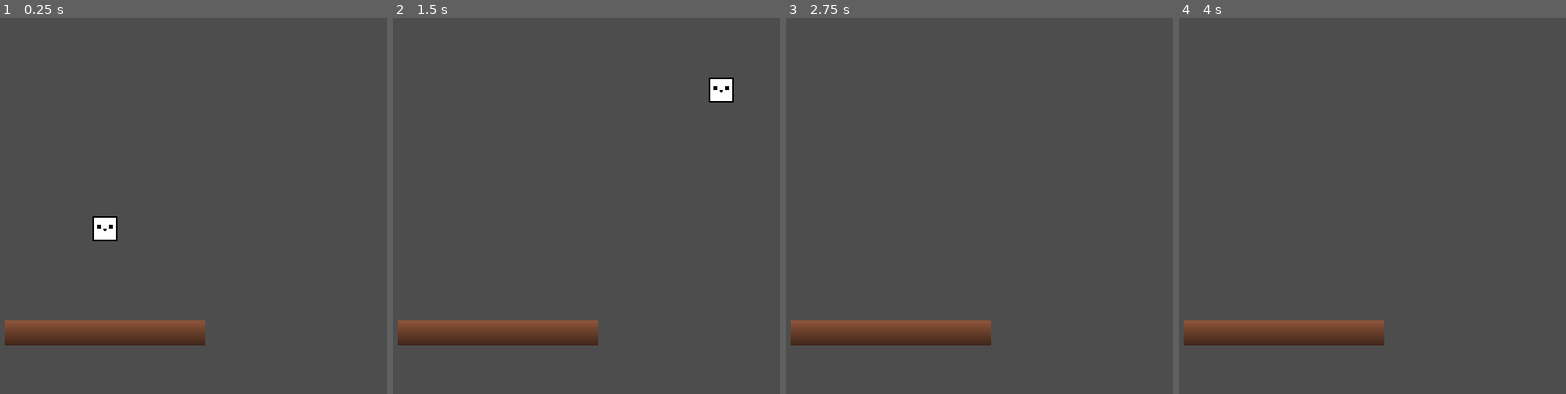
Above: before the commit, frames 1-4 (left to right).
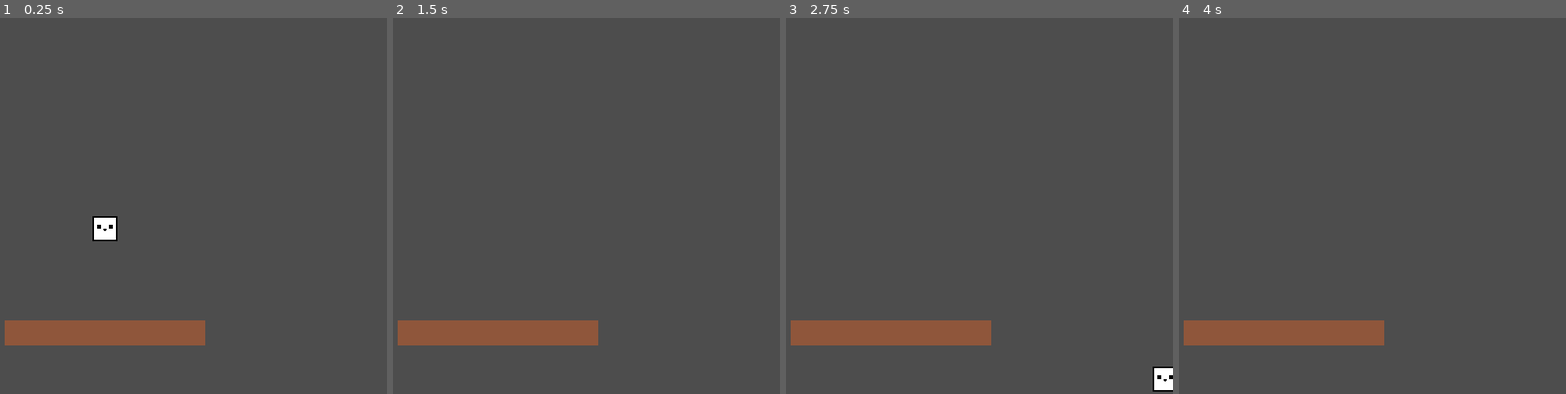
Above: after the commit, the same moments.

Repository: Igor-Gabriel-D/Godot-Examples
Game: Godot game, scene res://scenes/main.tscn
The game is run twice, just before and just after one commit, with the same random seed, the same clock (stepped at 60 frames per second) and the same inputs.
Inputs:
- Up to frame 1 (0.25 s): no input
- Up to frame 2 (1.5 s): tap Enter (ui_accept) at 0.5, 0.77, 0.8, 1.07, 1.35 s; hold Right (ui_right) from 0.53 s (still down); tap Z (Z, bound only after the commit) at 0.6 s
- Up to frame 3 (2.75 s): tap Enter (ui_accept) at 1.52, 1.82, 2.3 s; tap Z (Z, bound only after the commit) at 1.55, 2.1 s; release Right (ui_right) at 2.03 s; hold Left (ui_left) from 2.03 s (still down)
- Up to frame 4 (4 s): release Left (ui_left) at 2.78 s; hold Right (ui_right) from 2.78 s (still down); tap Z (Z, bound only after the commit) at 2.85 s; tap Enter (ui_accept) at 3.02, 3.32, 3.5, 3.6, 3.77 s

The runs differ from the first frame. In frame 1, 2.5% of the frame differs, in the area x 1-54%, y 82-88%; in frame 2, 2.9%, in the area x 1-89%, y 15-88%; in frame 3, 2.8%; in frame 4, 2.5%.

Commit message:
fix: dash movement

Diff:
--- a/examples/2D/platform/project.godot
+++ b/examples/2D/platform/project.godot
@@ -20,6 +20,14 @@
 window/size/viewport_width=720
 window/size/viewport_height=480
 
+[input]
+
+Z={
+"deadzone": 0.2,
+"events": [Object(InputEventKey,"resource_local_to_scene":false,"resource_name":"","device":-1,"window_id":0,"alt_pressed":false,"shift_pressed":false,"ctrl_pressed":false,"meta_pressed":false,"pressed":false,"keycode":0,"physical_keycode":90,"key_label":0,"unicode":122,"location":0,"echo":false,"script":null)
+]
+}
+
 [rendering]
 
 textures/canvas_textures/default_texture_filter=0
--- a/examples/2D/platform/scripts/player.gd
+++ b/examples/2D/platform/scripts/player.gd
@@ -1,28 +1,83 @@
 extends CharacterBody2D
 
+# MOVIMENTO
+const SPEED := 300.0
+const JUMP_VELOCITY := -400.0
 
-const SPEED = 300.0
-const JUMP_VELOCITY = -400.0
-var jumps = 2
+# DASH
+const DASH_SPEED := 900.0
+const DASH_TIME := 0.15
+
+var jumps := 2
+var dash_direction: Vector2 = Vector2.RIGHT
+var dash_timer := 0.0
+var is_dashing := false
+
 
 func _physics_process(delta: float) -> void:
-	# Add the gravity.
+	# =========================
+	# DASH
+	# =========================
+	if is_dashing:
+		dash_timer -= delta
+		if dash_timer <= 0.0:
+			is_dashing = false
+			velocity.y = 0
+		move_and_slide()
+		return
+
+
+	# =========================
+	# GRAVIDADE
+	# =========================
 	if not is_on_floor():
 		velocity += get_gravity() * delta
 
-	# Handle jump. and is_on_floor()
+
+	# =========================
+	# RESET DE PULOS
+	# =========================
 	if is_on_floor():
 		jumps = 2
 
+
+	# =========================
+	# PULO
+	# =========================
 	if Input.is_action_just_pressed("ui_accept") and jumps > 0:
 		velocity.y = JUMP_VELOCITY
+		jumps -= 1
 
-	# Get the input direction and handle the movement/deceleration.
-	# As good practice, you should replace UI actions with custom gameplay actions.
-	var direction := Input.get_axis("ui_left", "ui_right")
-	if direction:
-		velocity.x = direction * SPEED
+
+	# =========================
+	# INPUT DE DIREÇÃO (8 DIREÇÕES)
+	# =========================
+	var input_direction := Vector2(
+		Input.get_axis("ui_left", "ui_right"),
+		Input.get_axis("ui_up", "ui_down")
+	)
+
+	# Atualiza a direção do dash sempre que houver input
+	if input_direction != Vector2.ZERO:
+		dash_direction = input_direction.normalized()
+
+
+	# =========================
+	# MOVIMENTO HORIZONTAL NORMAL
+	# =========================
+	if input_direction.x != 0:
+		velocity.x = input_direction.x * SPEED
 	else:
 		velocity.x = move_toward(velocity.x, 0, SPEED)
 
+
+	# =========================
+	# ATIVAR DASH (TECLA Z)
+	# =========================
+	if Input.is_action_just_pressed("Z"):
+		is_dashing = true
+		dash_timer = DASH_TIME
+		velocity = dash_direction * DASH_SPEED
+
+
 	move_and_slide()
Binary file changed: examples/2D/platform/assets/sprites/platform.png
